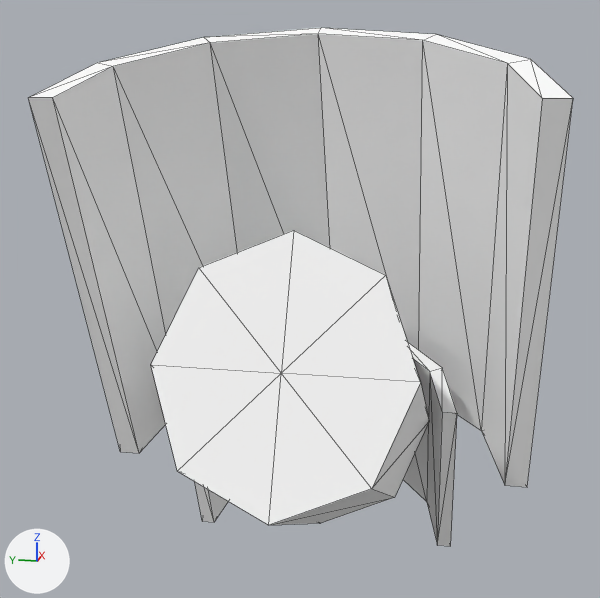
An edit to the OBJ model data/MODEL/player/Shoulder_L.obj, drawn before and after from the same camera.
The view is the same before and after, from a 50 mm camera at (-2.2, -0.57, 0.75) aimed at (0.65, 0.0, 0.04). The axes (+X, +Y, +Z) are drawn at lower left. The lights are the same throughout. Mesh edges are drawn as thin lines. Where no turn or scale is listed for an object, it has been applied to the vertices.

The first picture shows 'Shoulder_L'.
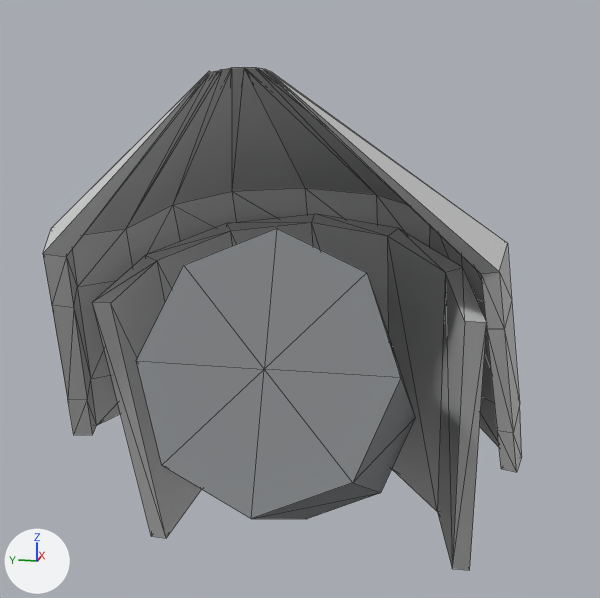
Pixel boxes [x1, y1, x2, y2] of what changed, in the pictures (600 x 598 px; the box of a moved part takes in the faces that stretch with it):
'Shoulder_L', reshaped (12% narrower)
    before: [28, 28, 573, 546]
    after: [43, 67, 522, 570]
part 1 of me_shoulder_l, moved or reshaped
    before: [151, 230, 429, 525]
    after: [136, 229, 415, 519]
part 2 of me_shoulder_l, rebuilt
    before: [194, 342, 457, 546]
    after: [92, 214, 486, 570]
part 3 of me_shoulder_l, rebuilt (12% narrower, 12% shorter)
    before: [28, 28, 573, 487]
    after: [43, 67, 522, 472]

Diff of the bpy script that builds the scene:
```diff
--- a/data/MODEL/player/Shoulder_L.obj.py
+++ b/data/MODEL/player/Shoulder_L.obj.py
@@ mat_lambert5sg @@
+mat_lambert5sg = principled_material('lambert5SG')
+mat_lambert5sg.base_color = (0.55, 0.55, 0.55)  # light grey #c4c4c4
+mat_lambert5sg.roughness = 1.0
@@ mat_lambert3sg @@
+mat_lambert3sg = principled_material('lambert3SG')
+mat_lambert3sg.base_color = (0.23, 0.24, 0.25)  # grey #848689
+mat_lambert3sg.roughness = 1.0
@@ mat_lambert4sg @@
+mat_lambert4sg = principled_material('lambert4SG')
+mat_lambert4sg.base_color = (0.59, 0.59, 0.59)  # light grey #cacaca
+mat_lambert4sg.roughness = 1.0
@@ me_shoulder_l @@
 # used by ob_shoulder_l; location = (0.0, 0.0, 0.0)
-me_shoulder_l.from_pydata(...)  # 74 vertices, 136 faces; spans x -0.2..1.43, y -0.84..0.75, z -1.05..0.97
-me_shoulder_l.materials.append(mat_lambert15sg)  # white #ffffff
+me_shoulder_l.from_pydata(...)  # 156 vertices, 300 faces; spans x -0.17..1.43, y -0.81..0.9, z -1.07..0.82
+# me_shoulder_l part 1: the loose piece of 18 vertices spanning x -0.2..0.98, y -0.47..0.3, z -0.84..0.36 is moved by (0.03, 0.06, 0.0), in mat_lambert3sg (grey #848689)
+# me_shoulder_l part 2: the loose piece of 28 vertices spanning x 0.68..1.43, y -0.57..0.49, z -1.05..-0.18 is rebuilt with 28 vertices and now spans x 0.39..1.43, y -0.65..0.68, z -1.07..0.29, in mat_lambert5sg (light grey #c4c4c4)
+# me_shoulder_l part 3: the loose piece of 28 vertices spanning x 0.2..1.34, y -0.84..0.75, z -0.65..0.97 is rebuilt with 110 vertices and now spans x 0.14..1.3, y -0.81..0.9, z -0.55..0.82, in mat_lambert4sg (light grey #cacaca)
+me_shoulder_l.materials.append(mat_lambert4sg)  # light grey #cacaca
+me_shoulder_l.materials.append(mat_lambert5sg)  # light grey #c4c4c4
+me_shoulder_l.materials.append(mat_lambert3sg)  # grey #848689
```
